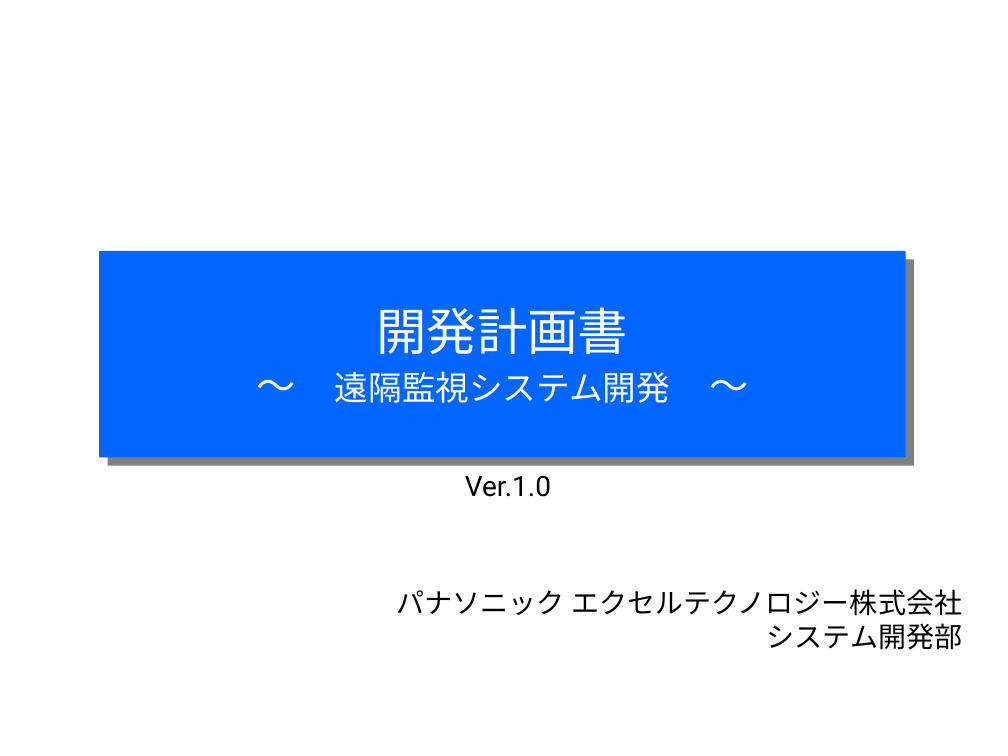
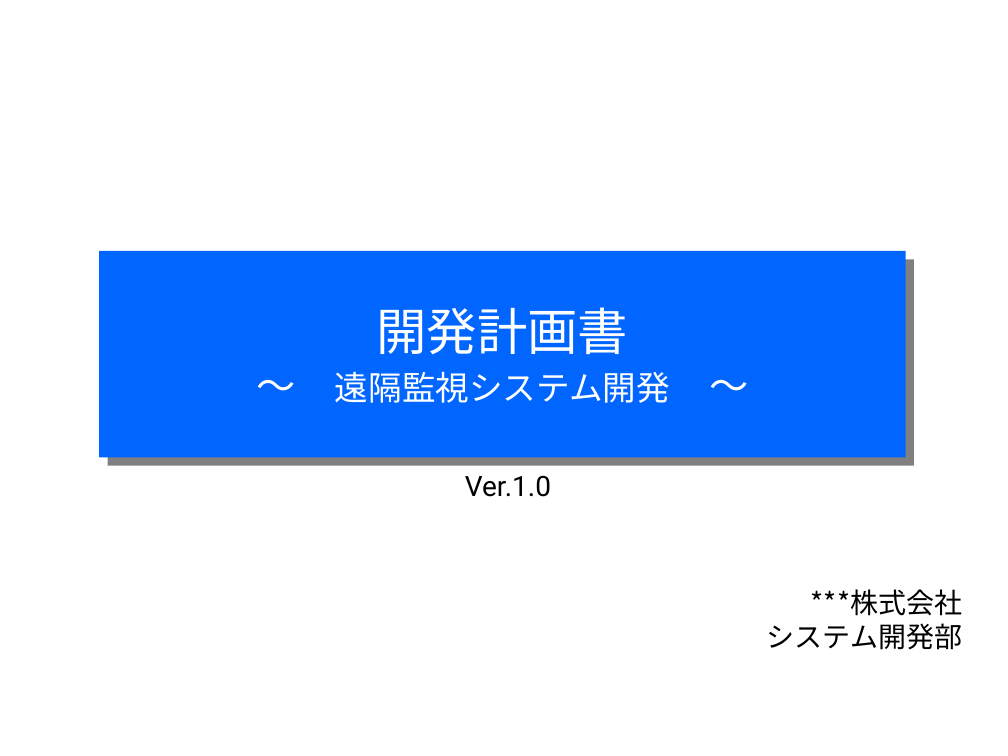
Before and after one commit to 7057547/RemoteMonitoringSystem, a slide deck: slide 1 of DOC/05作成資料/00開発計画書/【遠隔監視システム開発】開発計画書.ppt. Drawn at 1008x756 pixels with LibreOffice and Linux fonts; fonts in the diff are those of the drawing. Boxes give left, top, right and bottom in pixels: in the first picture for what was removed or moved away, otherwise in the second. Text is boxed around its words. In the diff, an @@ line names an element or a change of style, - is before the commit and + after.

```diff
--- a/DOC/05作成資料/00開発計画書/【遠隔監視システム開発】開発計画書.ppt
+++ b/DOC/05作成資料/00開発計画書/【遠隔監視システム開発】開発計画書.ppt
@@ text at [811,589,962,616]: text changed @@
-パナソニック エクセルテクノロジー株式会社
+***株式会社
```
Also in this commit, not shown: 2 other slides changed.
